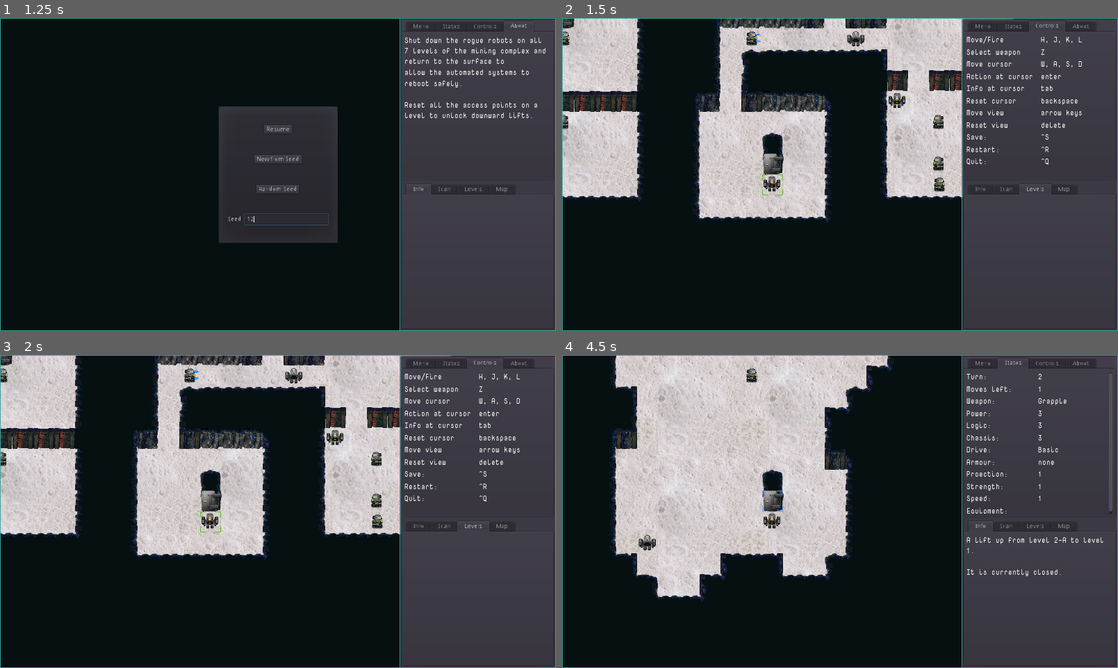
Above: before the commit, frames 1-4 (two rows, left to right).
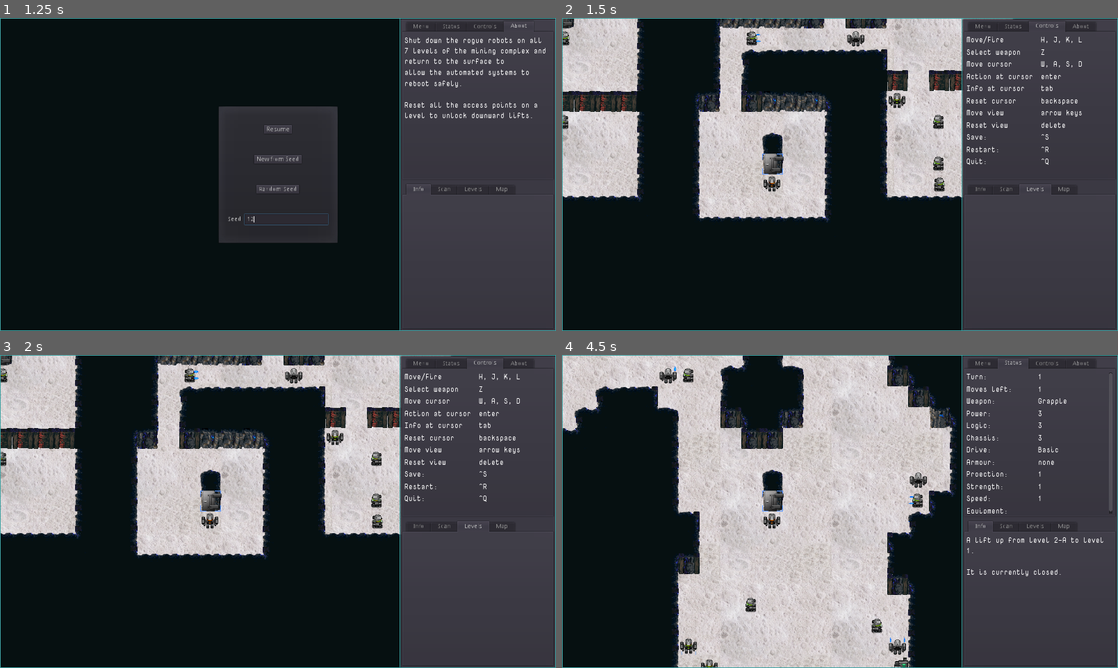
Above: after the commit, the same moments.

Repository: sarrowsmith/quasidroid
Game: Godot game, scene res://Main.tscn
Two runs of this game, one before a commit and one after it. Both use one fixed random seed, a clock stepped at 60 frames per second and the inputs below.
Inputs (mouse positions are in pixels of both pictures, inside the frame that each line leads up to):
- Up to frame 1 (1.25 s): click (289, 218) at 0.52 s; type "12" at 0.6 s
- Up to frame 2 (1.5 s): click "New from Seed" at 1.25 s
- Up to frame 3 (2 s): no input
- Up to frame 4 (4.5 s): tap Enter at 2 s; move the mouse to (962, 495) at 2.02 s; tap R at 2.1 s; click (962, 495) at 2.17 s; tap Delete (map_reset) at 2.75, 4.25 s; move the mouse to (728, 527) at 2.77 s; hold S 2.78-3.53 s; tap Q at 2.85 s; tap Backspace (cursor_reset) at 3.5 s; move the mouse to (895, 442) at 3.52 s; tap U at 3.6 s; move the mouse to (812, 574) at 4.27 s; tap O at 4.35 s; click (812, 574) at 4.42 s

Frame 1 is identical in both runs. In frame 2, less than 0.1% of the frame differs, in the area x 36-40%, y 43-57%; in frame 3, less than 0.1%; in frame 4, 38%, in the area x 0-87%, y 0-100%.

Commit message:
Going up in a lift returns you to where you came down.

Diff:
--- a/Main.tscn
+++ b/Main.tscn
@@ -11,6 +11,7 @@
 script = ExtResource( 2 )
 
 [node name="World" parent="." instance=ExtResource( 1 )]
+world_depth = 2
 upper_panel_path = NodePath("../View/Panel/Split/UpperPanel")
 lower_panel_path = NodePath("../View/Panel/Split/LowerPanel")
 player_status_path = NodePath("../View/Panel/Split/UpperPanel/Status/Status")
--- a/World.gd
+++ b/World.gd
@@ -3,6 +3,7 @@
 
 export(int) var world_seed
 export(Vector2) var world_size = Vector2(1440, 1440)
+export(int) var world_depth = 7
 export(NodePath) var upper_panel_path
 export(NodePath) var lower_panel_path
 export(NodePath) var player_status_path
@@ -52,7 +53,11 @@
 
 func show_info(text, append=false):
 	var info_box = lower_panel.get_tab_control(INFO)
-	info_box.text = (info_box.text + "\n") if append else text
+	if append:
+		var new_text = "%s\n%s" % [info_box.text, text]
+		info_box.text = new_text
+	else:
+		info_box.text = text
 	lower_panel.current_tab = INFO
 
 
--- a/levels/Level.gd
+++ b/levels/Level.gd
@@ -73,13 +73,13 @@
 		return
 	seed(level_seed)
 	map.generate()
-	if level == 7:
+	if level == world.world_depth:
 		children = [null, null]
 	else:
 		children = []
 		for i in 2:
 			var child = prototypes[Prototype.LEVEL].instance()
-			child.create(self, i == 1 and level < 6)
+			child.create(self, i == 1 and level < world.world_depth - 1)
 			world.add_child(child)
 			children.append(child)
 			if not rooms:
@@ -90,7 +90,7 @@
 
 
 func place_features():
-	var n_lifts = (3 if rooms else 2) if level < 7 else 1
+	var n_lifts = (3 if rooms else 2) if level < world.world_depth else 1
 	while len(lifts) < n_lifts:
 		while true:
 			var probe = Vector2(
@@ -177,21 +177,17 @@
 
 func activate(location):
 	if not access.has(location):
-		return # Shouldn't be possible, but apparently is
+		return false# Shouldn't be possible, but apparently is
 	access[location].active = true
 	for ap in access.values():
 		if ap and not ap.active:
-			return
+			return false
 	state = RESET
 	for lift in lifts:
 		lift.unlock()
 		if lift.to and lift.to.state == LOCKED:
 			lift.to.state = OPEN
-	world.show_info("""All access points on level %s reset
-
-Downwards lift%s unlocked.
-""" % [map_name, "s" if rooms else ""], true)
-
+	return true
 
 func lift_at(location):
 	if not access.has(location) or access[location]:
--- a/robots/Player.gd
+++ b/robots/Player.gd
@@ -147,12 +147,18 @@
 
 
 func change_level(level):
+	var lift = level.lifts[0]
+	if self.level and self.level.parent == level:
+		for i in len(level.children):
+			if level.children[i] == self.level:
+				lift = level.lifts[i+1]
+				break
 	self.level = level
-	set_location(level.lifts[0].location + Vector2.DOWN)
-	level.set_cursor(level.lifts[0].location)
-	show_combat_mode()
+	set_location(lift.location + Vector2.DOWN)
+	level.set_cursor(lift.location)
 	show_stats(true)
 	level.world.show_stats(true)
+	show_info()
 
 
 func check_location():
@@ -160,7 +166,7 @@
 		var rogue = level.rogue_at(location)
 		if rogue and rogue.state == DEAD:
 			scavange(rogue)
-			return
+		return
 	var lift =  level.lift_at(location)
 	if lift:
 		emit_signal("change_level", lift.to)
@@ -168,7 +174,12 @@
 		#recharge
 		level.set_cursor(location)
 		show_info()
-		level.activate(location)
+		if level.activate(location):
+			level.world.show_info("""All access points on level %s reset
+
+Downwards lift%s unlocked.
+""" % [level.map_name, "s" if level.rooms else ""], true)
+
 
 
 func scavange(other):
